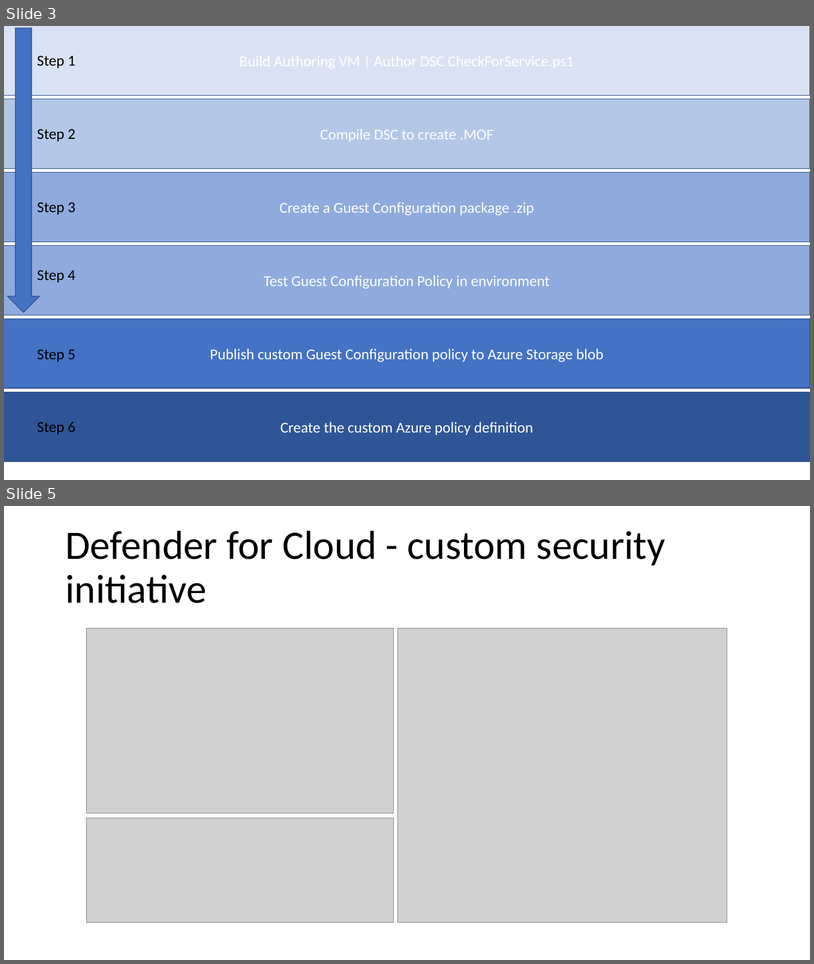
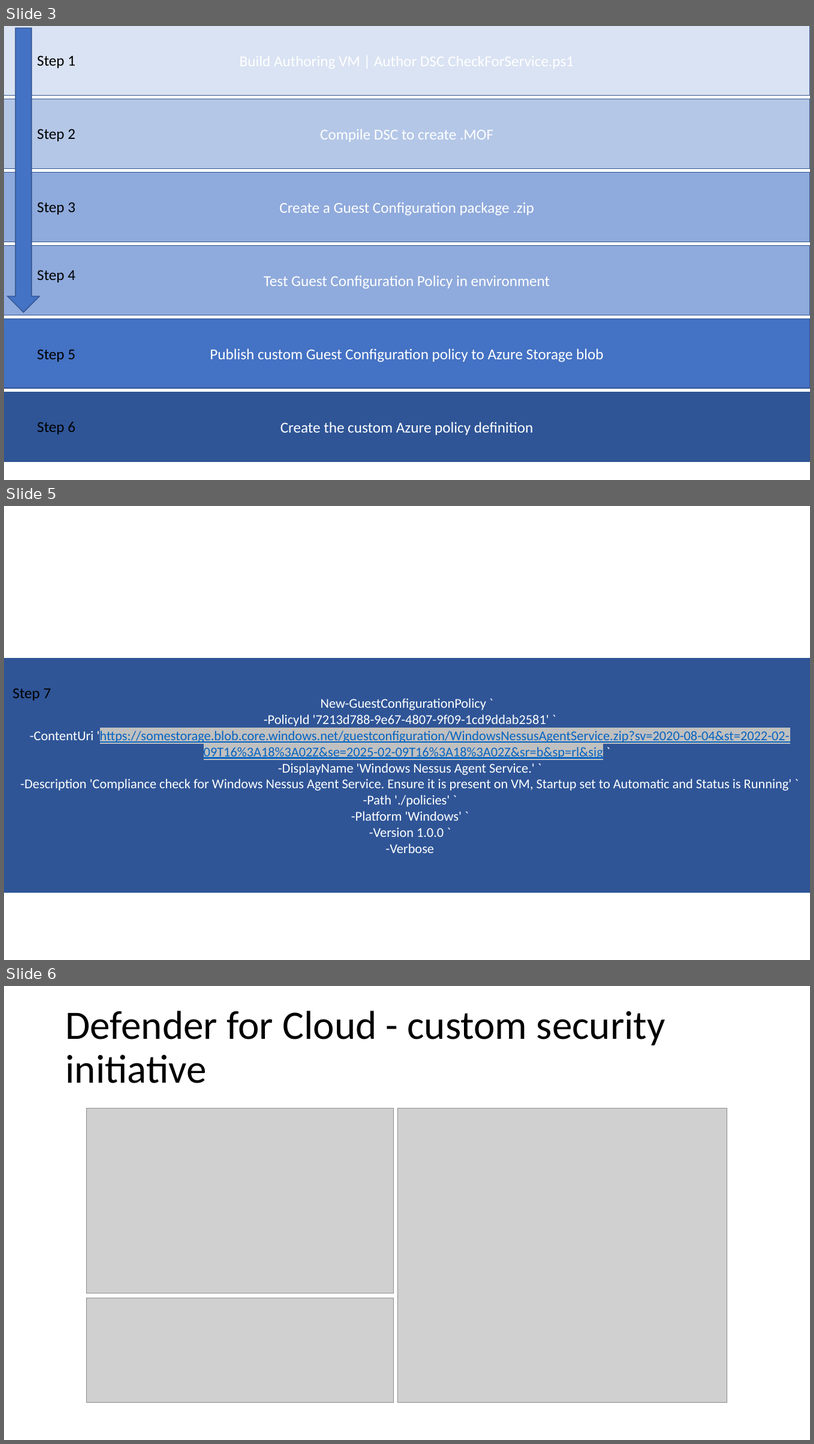
Before and after one commit to swiftsolves-msft/decks, a slide deck: GuestConfigviaDSC.pptx. Shown one above the other, each under a label of ours: slides 3 and 5 before the commit, slides 3, 5 and 6 after it; the slides between them are not shown. The pictures are 814x964 and 814x1444 pixels, drawn with LibreOffice and Linux fonts; fonts in the diff are those of the drawing; grey boxes stand for pictures. Boxes give left, top, right and bottom in pixels: in the first picture for what was removed or moved away, otherwise in the second. Text is boxed around its words. In the diff, an @@ line names an element or a change of style, - is before the commit and + after.

```diff
--- a/GuestConfigviaDSC.pptx
+++ b/GuestConfigviaDSC.pptx
@@ slide 5 added at (4,506,810,960), background #FFFFFF @@
@@ rectangle added at (4,658,810,892), fill #2F5597, 16 pt, text #FFFFFF @@
+New-GuestConfigurationPolicy `
+-PolicyId '7213d788-9e67-4807-9f09-1cd9ddab2581' `
+-ContentUri 'https://somestorage.blob.core.windows.net/guestconfiguration/WindowsNessusAgentService.zip?sv=2020-08-04&st=2022-02-09T16%3A18%3A02Z&se=2025-02-09T16%3A18%3A02Z&sr=b&sp=rl&sig `
+-DisplayName 'Windows Nessus Agent Service.' `
+-Description 'Compliance check for Windows Nessus Agent Service. Ensure it is present on VM, Startup set to Automatic and Status is Running' `
+-Path './policies' `
+-Platform 'Windows' `
+-Version 1.0.0 `
+-Verbose
@@ text added at (12,688,51,700), 18 pt, text #000000 @@
+Step 7
@@ what was slide 5 is now slide 6 @@
```
Also in this commit, not shown: 1 slide changed.
